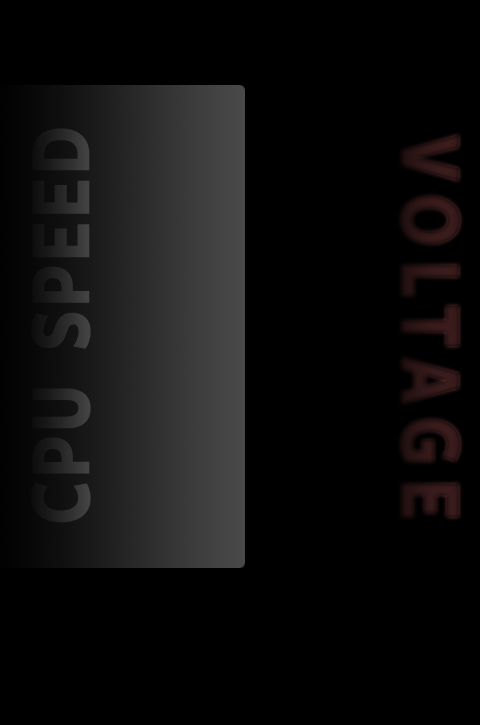
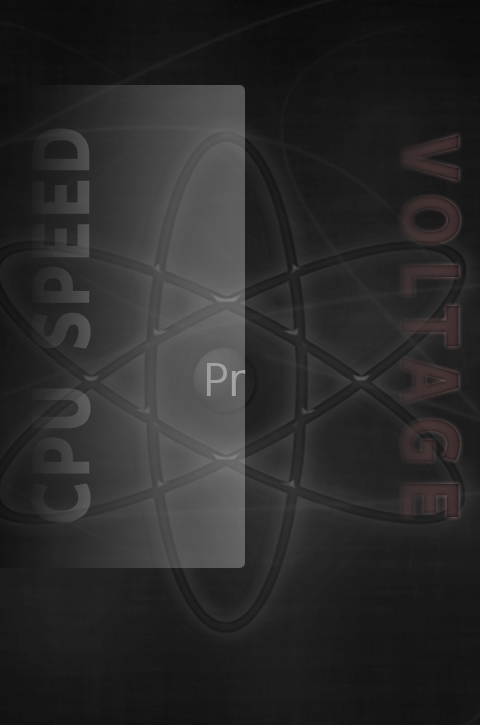
Before/after of a 480 × 725 layered artwork. What changed in the layer stack:
added layer "Proton Black" (1st of 2) above "VOLTAGE" over [396, 131, 464, 521]
hid "VOLTAGE" over [400, 135, 460, 517]
renamed "Color Fill 1" to "Generic Black", hid it over [0, 0, 480, 725]
